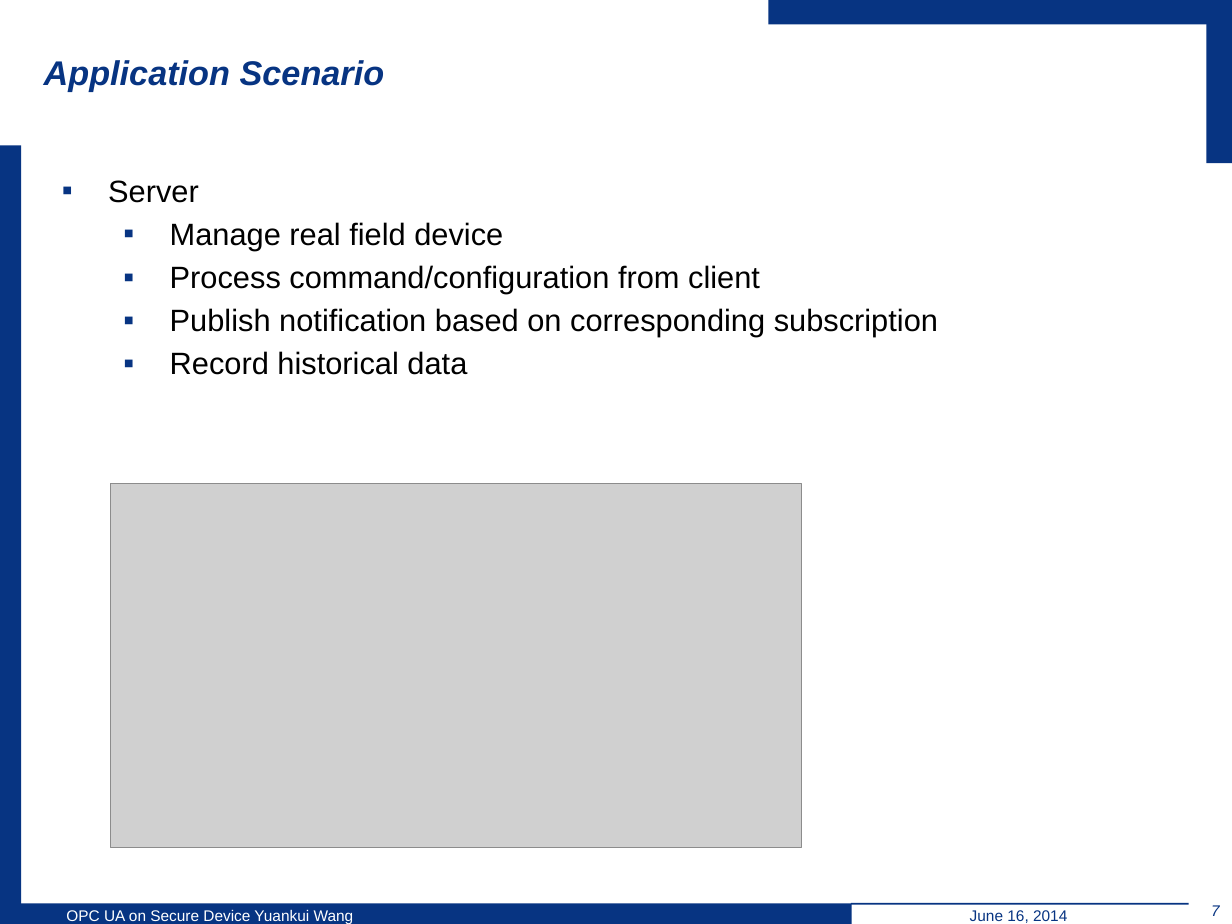
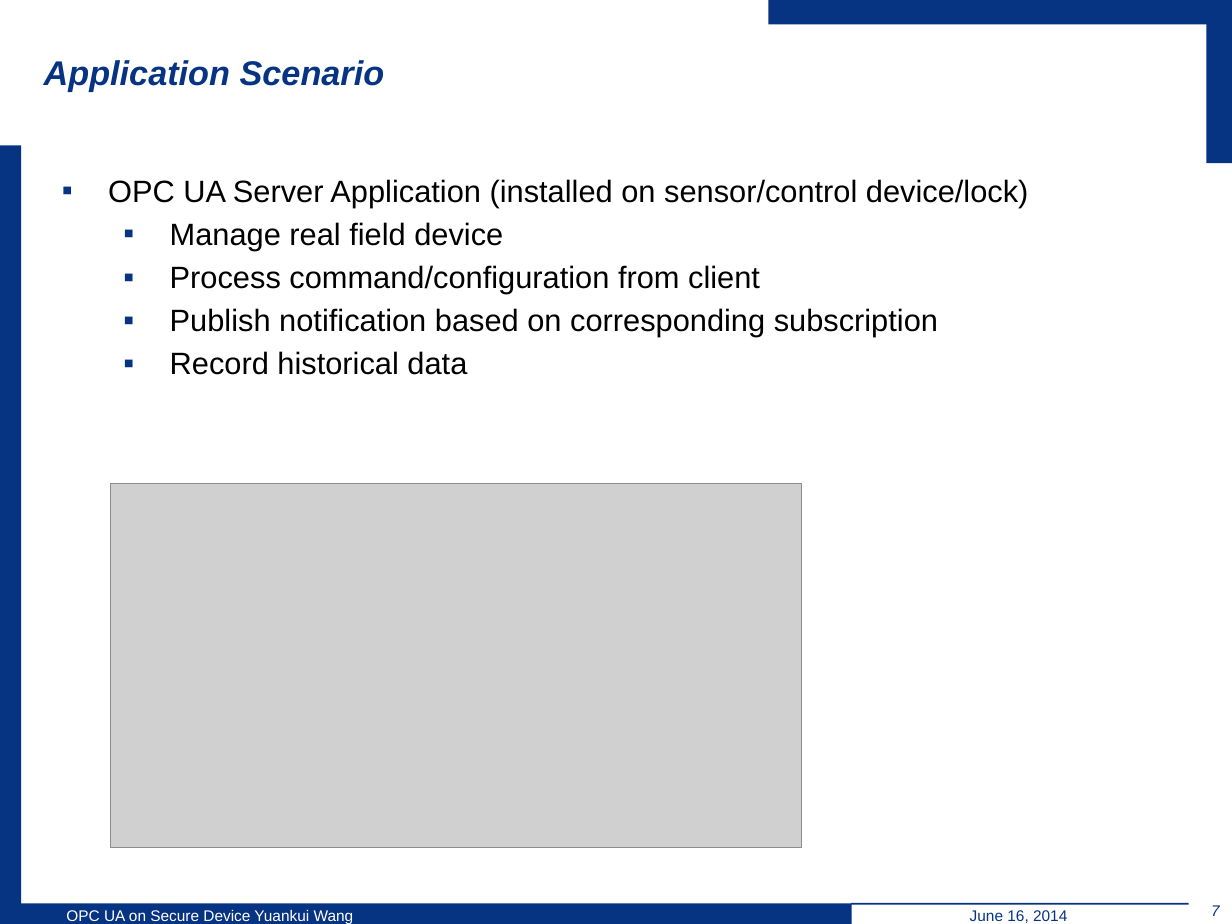
Before and after one commit to wsuetholz/opc-ua-wangyk-upb-morpho, a slide deck: slide 7 of ppt/6-18/Yuankui Wang Presentation 18 06.pptx. Drawn at 1232x924 pixels with LibreOffice and Linux fonts; fonts in the diff are those of the drawing; grey boxes stand for pictures; background and template pictures are left out. Boxes give left, top, right and bottom in pixels: in the first picture for what was removed or moved away, otherwise in the second. Text is boxed around its words. In the diff, an @@ line names an element or a change of style, - is before the commit and + after.

```diff
--- a/ppt/6-18/Yuankui Wang Presentation 18 06.pptx
+++ b/ppt/6-18/Yuankui Wang Presentation 18 06.pptx
@@ text at bbox=[108, 179, 1029, 208]: text changed @@
-▪ Server
+▪ OPC UA Server Application (installed on sensor/control device/lock)
```
Also in this commit, not shown: 1 other slide changed.
